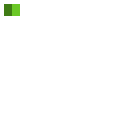
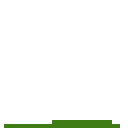
Layers edited between the first and the second 128 × 128 image:
added layer "Layer 1" above "palette" over bbox(4, 120, 120, 128)
hid "palette" over bbox(4, 4, 20, 16)
